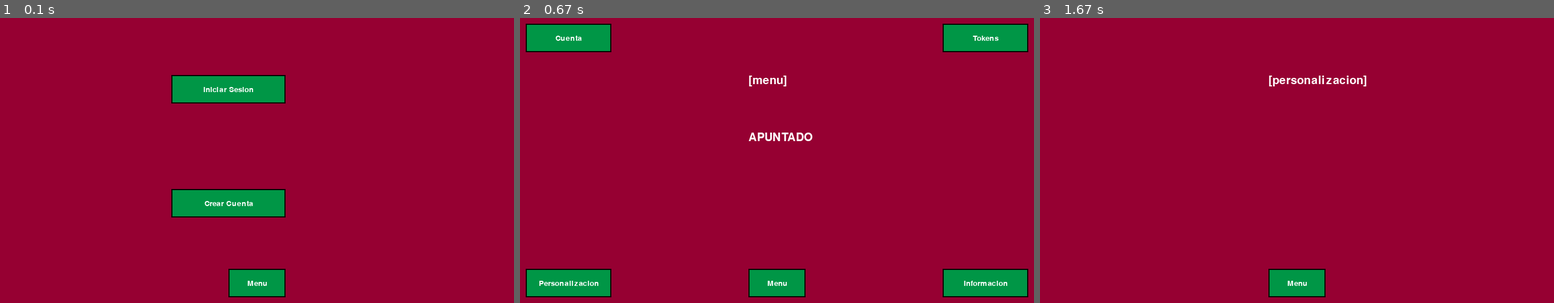
Above: before the commit, frames 1-3 (left to right).
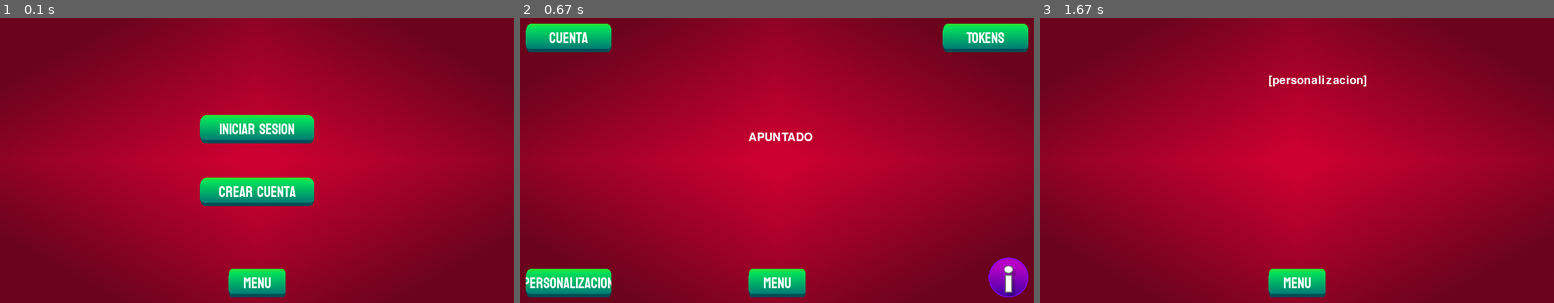
Above: after the commit, the same moments.

Repository: CarlosSanz1505/Apuntado
Game: pygame game, started from PYGAME/apuntado.py
The game is run twice, just before and just after one commit, with the same random seed, the same clock (stepped at 60 frames per second) and the same inputs.
Inputs (mouse positions are in pixels of both pictures, inside the frame that each line leads up to):
- Up to frame 1 (0.1 s): no input
- Up to frame 2 (0.67 s): click (777, 283) at 0.38 s
- Up to frame 3 (1.67 s): click (1086, 283) at 0.88 s

The runs differ from the first frame. In frame 1, 45% of the frame differs, in the area x 0-100%, y 0-100%; in frame 2, 43%; in frame 3, 43%.

Commit message:
Avance en Diseño

Diff:
--- a/PYGAME/apuntado.py
+++ b/PYGAME/apuntado.py
@@ -18,13 +18,18 @@
 icon = pygame.image.load("PYGAME/images/icon.png")
 pygame.display.set_icon(icon)
 
+# Cargar el Fondo
+bg = pygame.image.load("PYGAME/images/bg.png").convert()
+bg = pygame.transform.scale(bg, (width, height))
+
 # El aplicativo comienza en la Pantalla "Autenticacion"
 screen = "Autenticacion"
 
 # Ciclo del Juego
 while True:
     # "Dibujar" el color de fondo del aplicativo
-    display.fill((150, 0, 50))
+    # display.fill((150, 0, 50))
+    display.blit(bg, (0, 0))
 
     # Si no se ha hecho click, no se acciona nada
     click_pos = (0, 0)
--- a/PYGAME/objects.py
+++ b/PYGAME/objects.py
@@ -11,13 +11,13 @@
                  width: int,
                  height: int,
                  text: str,
-                 to: str):
+                 to: str,
+                 style: str = "PYGAME/images/button.png"):
 
         super().__init__()
-        self.image = pygame.Surface((width, height))
-        self.image.fill((0, 150, 70))
-        pygame.draw.rect(self.image, (0, 0, 0), (0, 0, width, height), 2)
-        font = pygame.font.Font(None, 20)
+        image = pygame.image.load(style).convert_alpha()
+        self.image = pygame.transform.scale(image, (width, height))
+        font = pygame.font.Font("PYGAME/fonts/Koulen-Regular.ttf", 26)
         text_render = font.render(text, True, (255, 255, 255))
         text_rect = text_render.get_rect(center=(width // 2, height // 2))
         self.image.blit(text_render, text_rect)
--- a/PYGAME/screens.py
+++ b/PYGAME/screens.py
@@ -32,20 +32,33 @@
                   click_pos: tuple[int]) -> str:
 
     # Contenido de la Pantalla
-    button_iniciar_sesion = Button(300, 100, 200, 50,
-                                   "Iniciar Sesion", "TyC")
-    button_crear_cuenta = Button(300, 300, 200, 50,
-                                 "Crear Cuenta", "TyC")
-    display.blit(button_iniciar_sesion.image,
-                 button_iniciar_sesion.rect)
-    display.blit(button_crear_cuenta.image,
-                 button_crear_cuenta.rect)
+    buttons = [
+        Button(width/2 - 100, height/2 - 80, 200, 50, "Iniciar Sesion", "Autenticacion"),
+        Button(width/2 - 100, height/2 + 30, 200, 50, "Crear Cuenta", "TyC")
+    ]
+
+    # button_iniciar_sesion = Button(300, 100, 200, 50,
+    #                                "Iniciar Sesion", "TyC")
+    # button_crear_cuenta = Button(300, 300, 200, 50,
+    #                              "Crear Cuenta", "TyC")
+
+    for button in buttons:
+        display.blit(button.image, button.rect)
+
+    # display.blit(button_iniciar_sesion.image,
+    #              button_iniciar_sesion.rect)
+    # display.blit(button_crear_cuenta.image,
+    #              button_crear_cuenta.rect)
 
     # Funcionalidad Botón de Iniciar Sesión
-    if (button_iniciar_sesion.rect.collidepoint(click_pos)):
-        return "Menu"
-    if (button_crear_cuenta.rect.collidepoint(click_pos)):
-        return "Crear Cuenta"
+    for button in buttons:
+        if (button.rect.collidepoint(click_pos)):
+            return button.to
+
+    # if (button_iniciar_sesion.rect.collidepoint(click_pos)):
+    #     return "Menu"
+    # if (button_crear_cuenta.rect.collidepoint(click_pos)):
+    #     return "Crear Cuenta"
 
     return "Autenticacion"
 
@@ -83,34 +96,25 @@
     display.blit(game_title, (400, 200))
 
     # Botones
-    button_cuenta = Button(10, 10, 150, 50,
-                           "Cuenta", "Cuenta")
-    button_tokens = Button(900-10-150, 10, 150, 50,
-                           "Tokens", "Tokens")
-    button_pers = Button(10, 500-10-50, 150, 50,
-                         "Personalizacion", "Personalizacion")
-    button_info = Button(900-10-150, 500-10-50, 150, 50,
-                         "Informacion", "Informacion")
-    display.blit(button_cuenta.image,
-                 button_cuenta.rect)
-    display.blit(button_tokens.image,
-                 button_tokens.rect)
-    display.blit(button_pers.image,
-                 button_pers.rect)
-    display.blit(button_info.image,
-                 button_info.rect)
+    buttons = [
+        Button(10, 10, 150, 50, "Cuenta", "Cuenta"),
+        Button(width - 160, 10, 150, 50, "Tokens", "Tokens"),
+        Button(10, height - 60, 150, 50, "Personalizacion", "Personalizacion"),
+        Button(width - 80, height - 80, 70, 70, "", "Informacion", "PYGAME/images/info_button.png")
+    ]
 
-    name = font.render("[menu]", True, white)
-    display.blit(name, (400, 100))
+    # Dibujar los botones
+    for button in buttons:
+        display.blit(button.image, button.rect)
 
-    if (button_cuenta.rect.collidepoint(click_pos)):
-        return "Cuenta"
-    if (button_tokens.rect.collidepoint(click_pos)):
-        return "Tokens"
-    if (button_pers.rect.collidepoint(click_pos)):
-        return "Personalizacion"
-    if (button_info.rect.collidepoint(click_pos)):
-        return "Informacion"
+    info = pygame.image.load("PYGAME/images/info_icon.png")
+    info = pygame.transform.scale(info, (0.6*info.get_width(), 0.6*info.get_height()))
+    display.blit(info, (width - 52, height - 65))
+
+    # Recibir clicks en los botones
+    for button in buttons:
+        if (button.rect.collidepoint(click_pos)):
+            return button.to
 
     return "Menu"
 
Binary file added: PYGAME/fonts/Koulen-Regular.ttf
Binary file added: PYGAME/fonts/Krub-Medium.ttf
Binary file added: PYGAME/fonts/Kufam-VariableFont_wght.ttf
Binary file added: PYGAME/images/bg.png
Binary file added: PYGAME/images/button.png
Binary file added: PYGAME/images/info_button.png
Binary file added: PYGAME/images/info_icon.png
Binary file added: PYGAME/images/tokens_icon.png
Not shown, added: README.md
